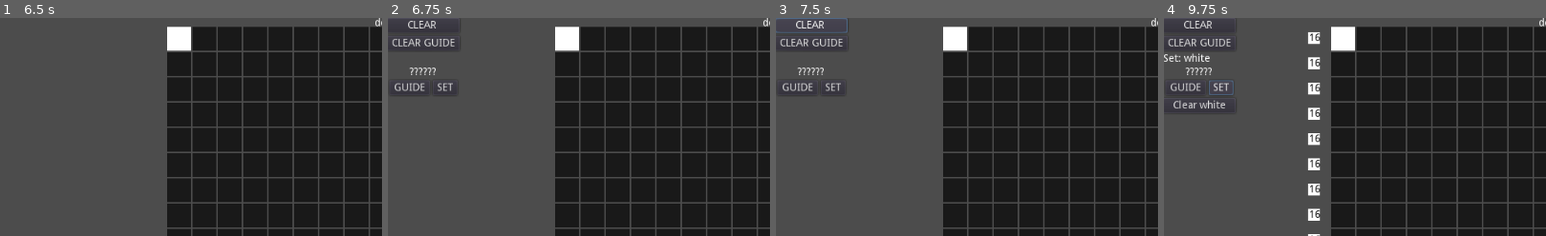
Above: before the commit, frames 1-4 (left to right).
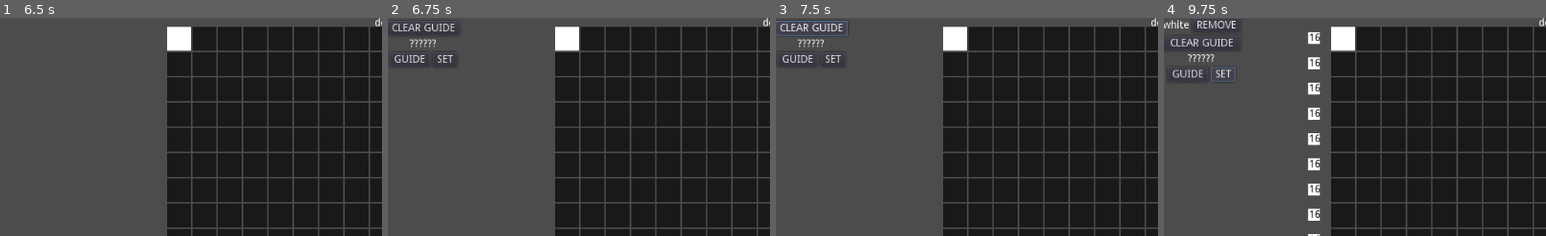
Above: after the commit, the same moments.

Repository: marschium/nonogram-idle
Game: Godot game, scene res://scenes/Main.tscn
Same seed, same stepped clock (60 frames per second), same inputs: the game is played once before the commit and once after it. The project has no main scene, so this scene is started directly.
Inputs (mouse positions are % of the whole screen's width and height, from its top left):
- Up to frame 1 (6.5 s): click "Expand 2 (8)" at 0.5 s; click "Expand 4 (16)" at 1.25 s; click "Expand 8 (32)" at 2 s; click "Expand 16 (64)" at 2.75 s; click (50, 96) at 3.5 s; click (50, 96) at 4.25 s; click (50, 96) at 5 s; tap Enter at 5.75 s; move the mouse to (23, 5) at 5.77 s; click (23, 5) at 5.92 s
- Up to frame 2 (6.75 s): click "Autoclicker Patterns" at 6.5 s
- Up to frame 3 (7.5 s): click (5, 2) at 7.25 s, where only the run before the commit has a clickable "CLEAR"
- Up to frame 4 (9.75 s): click "CLEAR GUIDE" at 8 s; click "GUIDE" at 8.75 s; click "SET" at 9.5 s
The pictures show only the part of the screen within x 0-50%, y 0-50%; the shares and areas given below are measured in that part.

Frame 1 is identical in both runs. In frame 2, 1.4% of the frame differs, in the area x 1-18%, y 1-35%; in frame 3, 1.7%; in frame 4, 2.1%, in the area x 0-19%, y 0-44%.

Commit message:
combos break on repeat

Diff:
--- a/game/scenes/AutoClicker.gd
+++ b/game/scenes/AutoClicker.gd
@@ -41,6 +41,8 @@
 	if not running:
 		return
 	running = false
+	if current_clicker() == null:
+		return
 	if single:
 		$SingleAutoClicker.stop()
 	else:
@@ -70,8 +72,14 @@
 func remove_pattern(pattern):
 	for c in $PatternClickers.get_children():
 		if c.pattern == pattern:
+			$PatternClickers.remove_child(c)
 			c.queue_free()
-	next_clicker()
+	current_clicker_idx = current_clicker_idx - 1
+	if current_clicker_idx >= $PatternClickers.get_child_count() or current_clicker_idx < 0:
+		current_clicker_idx = 0
+	if $PatternClickers.get_child_count() == 0:
+		current_clicker_idx = 0
+		stop()
 
 #func set_pattern(x, y, pattern):
 #	if single:
--- a/game/scenes/Combo.gd
+++ b/game/scenes/Combo.gd
@@ -5,22 +5,28 @@
 
 var old_tracked = Dictionary()
 var tracked = Dictionary()
+var patterns_seen = Dictionary()
+var pattern_repeated = false
 
 # Called when the node enters the scene tree for the first time.
 func _ready():
 	pass # Replace with function body.
 
 
-func add(keywords):
-	for k in keywords:
+func add(pattern):
+	for k in [pattern.pattern_name, "test"]: # TODO keywords
 		if not tracked.has(k):
 			tracked[k] = 0
 		tracked[k] += 1
+	pattern_repeated = patterns_seen.has(pattern)
+	if not pattern_repeated:
+		patterns_seen[pattern] = true
 
 func tick():
+	# if pattern is repeated, mark all combos as completed
 	var untracked = Dictionary()
 	for t in old_tracked.keys():
-		if not tracked.has(t):
+		if not tracked.has(t) or pattern_repeated:
 			untracked[t] = old_tracked[t]
 			old_tracked.erase(t)
 
@@ -32,6 +38,10 @@
 	for ut in untracked:
 		emit_signal("combo_complete", ut, untracked[ut])
 
+	if pattern_repeated:
+		pattern_repeated = false
+		patterns_seen.clear()
+		old_tracked.clear()
 	tracked.clear()
 	print_debug(old_tracked)
 	emit_signal("tick_update", old_tracked)
--- a/game/scenes/Main.gd
+++ b/game/scenes/Main.gd
@@ -49,7 +49,7 @@
 	autoclicker.stop()
 	for p in $Patterns.get_macthes():
 		Score.add(p.bonus)
-		Combo.add([p.pattern_name, "test"])	 # TODO use keywords
+		Combo.add(p)
 	$Patterns.reset_matches()
 	Combo.tick()
 	$ScoreLabel.text = "dots: %s" % Score.val
@@ -139,8 +139,9 @@
 	if enabled:
 		autoclicker.add_pattern(pattern)
 	else:
-		toggle_autoclicker(false)
-		autoclicker.remove_pattern(pattern) # TODO remove specific
+		autoclicker.remove_pattern(pattern)
+		if not autoclicker.running:
+			toggle_autoclicker(false)
 
 
 func _on_AutoclickerControl_guide_toggled(enabled, pattern):
--- a/game/scenes/Main.tscn
+++ b/game/scenes/Main.tscn
@@ -97,21 +97,25 @@
 margin_right = 40.0
 margin_bottom = 40.0
 
-[node name="Button2" type="Button" parent="CanvasLayer/AutoclickerControl/VBoxContainer/PatternsControl/VBoxContainer"]
+[node name="ActivePatternVBoxContainer" type="VBoxContainer" parent="CanvasLayer/AutoclickerControl/VBoxContainer/PatternsControl/VBoxContainer"]
+margin_left = 0.999999
+margin_top = -44.0
+margin_right = 41.0
+margin_bottom = -4.0
+__meta__ = {
+"_edit_use_anchors_": false
+}
+
+[node name="VBoxContainer" type="VBoxContainer" parent="CanvasLayer/AutoclickerControl/VBoxContainer/PatternsControl/VBoxContainer"]
 margin_right = 97.0
-margin_bottom = 20.0
-text = "CLEAR "
-
-[node name="Button" type="Button" parent="CanvasLayer/AutoclickerControl/VBoxContainer/PatternsControl/VBoxContainer"]
+margin_bottom = 66.0
+
+[node name="Button" type="Button" parent="CanvasLayer/AutoclickerControl/VBoxContainer/PatternsControl/VBoxContainer/VBoxContainer"]
 margin_right = 12.0
 margin_bottom = 20.0
 text = "CLEAR GUIDE"
 
-[node name="ActivePatternLabel" type="Label" parent="CanvasLayer/AutoclickerControl/VBoxContainer/PatternsControl/VBoxContainer"]
-margin_right = 40.0
-margin_bottom = 14.0
-
-[node name="PatternSelectVBoxContainer" type="VBoxContainer" parent="CanvasLayer/AutoclickerControl/VBoxContainer/PatternsControl/VBoxContainer"]
+[node name="PatternSelectVBoxContainer" type="VBoxContainer" parent="CanvasLayer/AutoclickerControl/VBoxContainer/PatternsControl/VBoxContainer/VBoxContainer"]
 anchor_right = 1.0
 anchor_bottom = 1.0
 size_flags_vertical = 3
@@ -197,6 +201,5 @@
 [connection signal="guide_selected" from="CanvasLayer/AutoclickerControl/VBoxContainer/PatternsControl" to="CanvasLayer/AutoclickerControl" method="_on_PatternsControl_guide_selected"]
 [connection signal="pattern_cleared" from="CanvasLayer/AutoclickerControl/VBoxContainer/PatternsControl" to="CanvasLayer/AutoclickerControl" method="_on_PatternsControl_pattern_cleared"]
 [connection signal="pattern_selected" from="CanvasLayer/AutoclickerControl/VBoxContainer/PatternsControl" to="CanvasLayer/AutoclickerControl" method="_on_PatternsControl_pattern_selected"]
-[connection signal="pressed" from="CanvasLayer/AutoclickerControl/VBoxContainer/PatternsControl/VBoxContainer/Button2" to="CanvasLayer/AutoclickerControl/VBoxContainer/PatternsControl" method="_on_Button2_pressed"]
-[connection signal="pressed" from="CanvasLayer/AutoclickerControl/VBoxContainer/PatternsControl/VBoxContainer/Button" to="CanvasLayer/AutoclickerControl/VBoxContainer/PatternsControl" method="_on_Button_pressed"]
+[connection signal="pressed" from="CanvasLayer/AutoclickerControl/VBoxContainer/PatternsControl/VBoxContainer/VBoxContainer/Button" to="CanvasLayer/AutoclickerControl/VBoxContainer/PatternsControl" method="_on_Button_pressed"]
 [connection signal="color_select" from="CanvasLayer/ColorMenu" to="." method="_on_ColorMenu_color_select"]
--- a/game/scenes/Patterns.gd
+++ b/game/scenes/Patterns.gd
@@ -1,5 +1,4 @@
 extends Node2D
-
 
 var pattern_dir = "res://patterns"
 var Pattern = preload("res://scenes/Pattern.tscn")
--- a/game/scenes/PatternsControl.gd
+++ b/game/scenes/PatternsControl.gd
@@ -5,12 +5,14 @@
 signal guide_selected(pattern)
 signal guide_cleared()
 
+var cheat = true
 var unlocked_colors = []
-var buttongroup = ButtonGroup.new()
+
 var PatternSelectControl = preload("res://scenes/ui/PatternSelectControl.tscn")
+var ActivePatternControl = preload("res://scenes/ui/ActivePatternControl.tscn")
 
-onready var pattern_select_vbox = $VBoxContainer/PatternSelectVBoxContainer
-onready var active_pattern_label = $VBoxContainer/ActivePatternLabel
+onready var pattern_select_vbox = $VBoxContainer/VBoxContainer/PatternSelectVBoxContainer
+onready var active_pattern_container = $VBoxContainer/ActivePatternVBoxContainer
 
 # Called when the node enters the scene tree for the first time.
 func _ready():
@@ -27,7 +29,6 @@
 	l.pattern = pattern
 	l.connect("guide_selected", self, "_on_PatternSelect_guide_selected")
 	l.connect("set_selected", self, "_on_PatternSelect_set_selected")
-	l.connect("set_deselected", self, "_on_PatternSelect_set_deselected")
 	l.visible = show_pattern(pattern)
 	pattern_select_vbox.add_child(l)
 
@@ -37,26 +38,23 @@
 		pc.visible = show_pattern(pc.pattern)
 
 func _on_PatternSelect_guide_selected(pattern):
-	active_pattern_label.text = "Guide: %s" % pattern.pattern_name
 	emit_signal("guide_selected", pattern)
 
 func _on_PatternSelect_set_selected(pattern):
-	# TODO only if unlocked
-	active_pattern_label.text = "Set: %s" % pattern.pattern_name
+	if not pattern.unlocked and not cheat:
+		return
+	for c in active_pattern_container.get_children():
+		if c.pattern == pattern:
+			return
+
 	emit_signal("pattern_selected", pattern)
-	var b = Button.new()
-	b.text = "Clear %s" % [pattern.pattern_name]
-	b.connect("pressed", self, "_on_Button3_pressed", [pattern])
-	$VBoxContainer.add_child(b)
-
-func _on_PatternSelect_set_deselected(pattern):
-	emit_signal("pattern_cleared", pattern)
+	var b = ActivePatternControl.instance()
+	b.pattern = pattern
+	b.connect("removed", self, "_on_ActivePatternControl_removed", [pattern])
+	active_pattern_container.add_child(b)
 
 func _on_Button_pressed():
 	emit_signal("guide_cleared")
 
-func _on_Button2_pressed():
-	emit_signal("pattern_cleared", null) # TODO
-
-func _on_Button3_pressed(pattern):
+func _on_ActivePatternControl_removed(pattern):
 	emit_signal("pattern_cleared", pattern)
--- /dev/null
+++ b/game/scenes/ui/ActivePatternControl.gd
@@ -0,0 +1,13 @@
+extends Control
+
+signal removed()
+
+var pattern = null
+
+# Called when the node enters the scene tree for the first time.
+func _ready():
+	$HBoxContainer/Label.text = pattern.pattern_name
+
+func _on_Button_pressed():
+	emit_signal("removed")
+	queue_free()
--- /dev/null
+++ b/game/scenes/ui/ActivePatternControl.tscn
@@ -0,0 +1,34 @@
+[gd_scene load_steps=2 format=2]
+
+[ext_resource path="res://scenes/ui/ActivePatternControl.gd" type="Script" id=1]
+
+[node name="ActivePatternControl" type="CenterContainer"]
+margin_right = 40.0
+margin_bottom = 40.0
+script = ExtResource( 1 )
+__meta__ = {
+"_edit_use_anchors_": false
+}
+
+[node name="HBoxContainer" type="HBoxContainer" parent="."]
+margin_top = 10.0
+margin_right = 97.0
+margin_bottom = 30.0
+alignment = 1
+__meta__ = {
+"_edit_use_anchors_": false
+}
+
+[node name="Label" type="Label" parent="HBoxContainer"]
+margin_top = 3.0
+margin_right = 28.0
+margin_bottom = 17.0
+text = "TEST"
+
+[node name="Button" type="Button" parent="HBoxContainer"]
+margin_left = 32.0
+margin_right = 97.0
+margin_bottom = 20.0
+text = "REMOVE"
+
+[connection signal="pressed" from="HBoxContainer/Button" to="." method="_on_Button_pressed"]
--- a/game/scenes/ui/PatternSelectControl.gd
+++ b/game/scenes/ui/PatternSelectControl.gd
@@ -2,7 +2,6 @@
 
 signal guide_selected(pattern)
 signal set_selected(pattern)
-signal set_deselected(pattern)
 
 var pattern = null
 
@@ -19,24 +18,16 @@
 	pattern.connect("unlocked", self, "_on_Pattern_unlocked")
 	if pattern.unlocked:
 		$VBoxContainer/NameLabel.text = pattern.pattern_name[0]
+		$VBoxContainer/HBoxContainer/SetButton.disabled = true
+
 
 
 func force_toggle_set_button(pressed):
 	$VBoxContainer/HBoxContainer/SetButton.pressed = pressed
 
-func _on_GuideButton_toggled(button_pressed):
-	if button_pressed:
-		emit_signal("guide_selected", pattern)
-
-
-func _on_SetButton_toggled(button_pressed):
-	if button_pressed:
-		emit_signal("set_selected", pattern)
-	else:
-		emit_signal("set_deselected", pattern)
-
 
 func _on_Pattern_unlocked():
+	$VBoxContainer/HBoxContainer/SetButton.disabled = false
 	$VBoxContainer/NameLabel.text = pattern.pattern_name
 	$VBoxContainer/NameLabel.modulate = Color(0, 1, 0)
 
